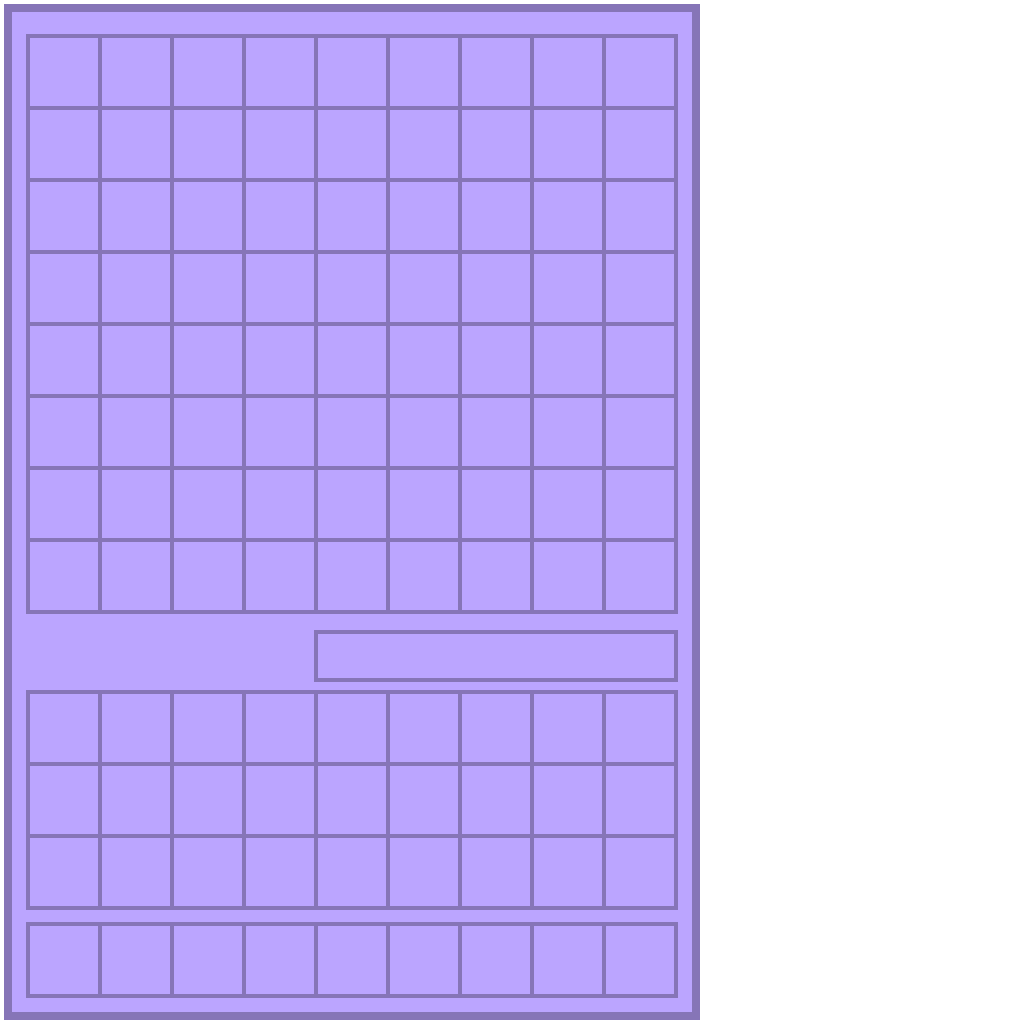
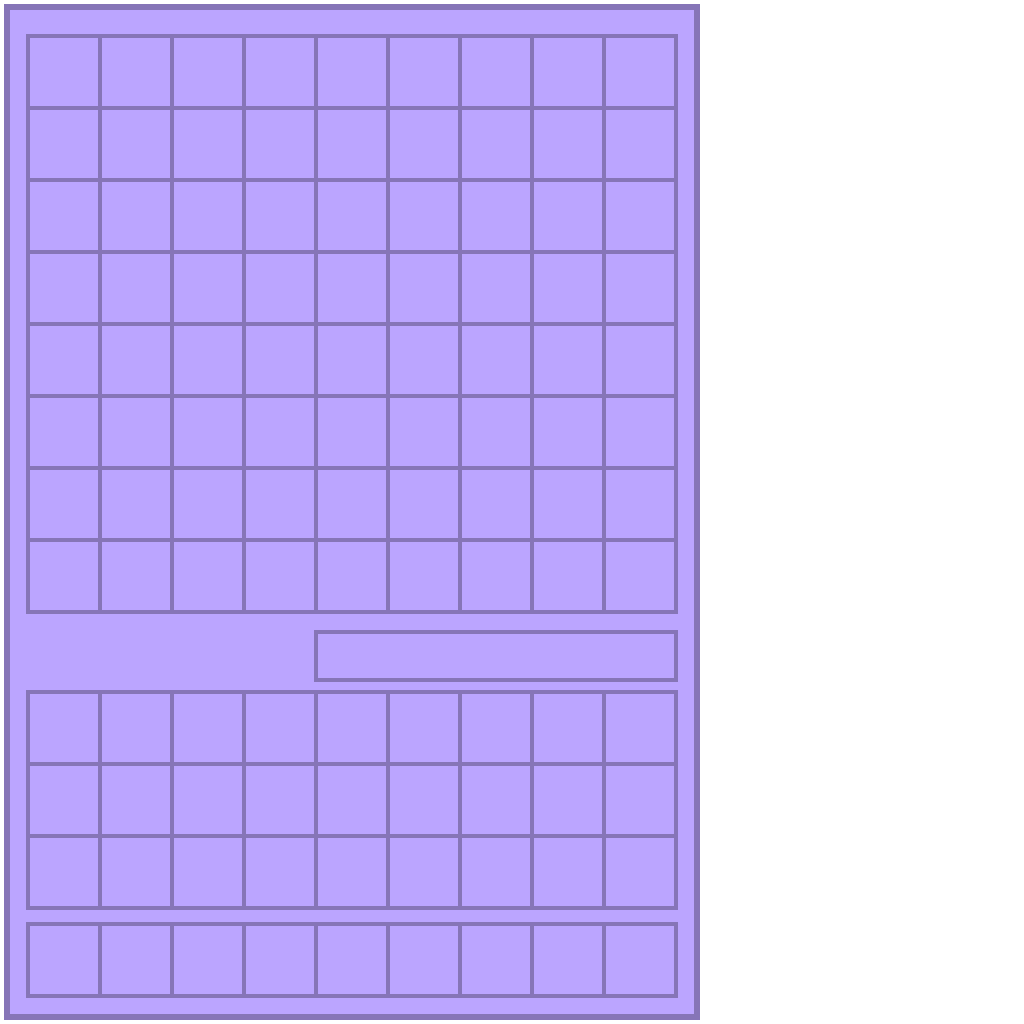
Revision of a layered 1024 × 1024 image; what changed, layer by layer:
painted on "Tekenlaag 1" over <box>10,10,694,1014</box>
painted on "Tekenlaag 2" over <box>10,10,694,1014</box>
